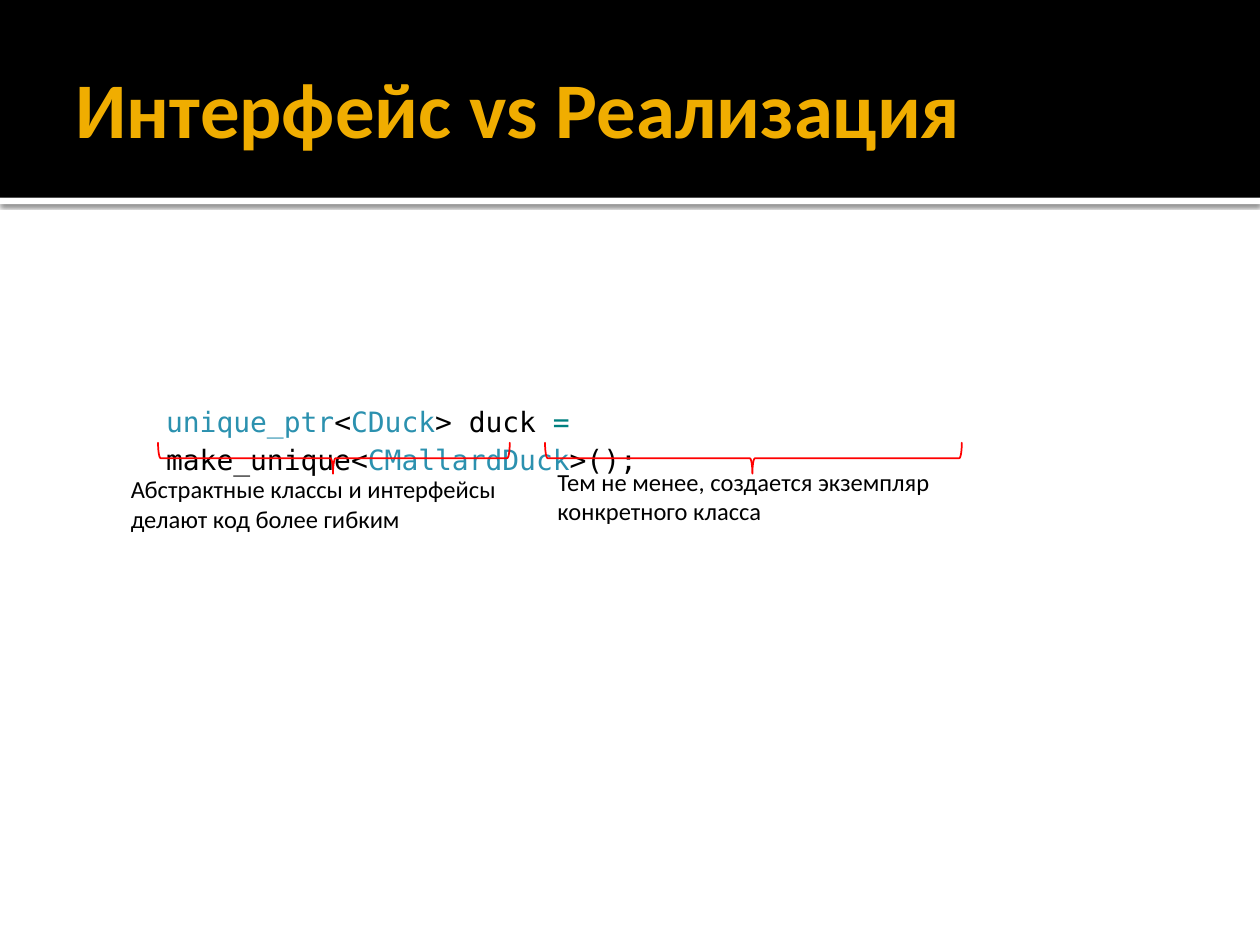
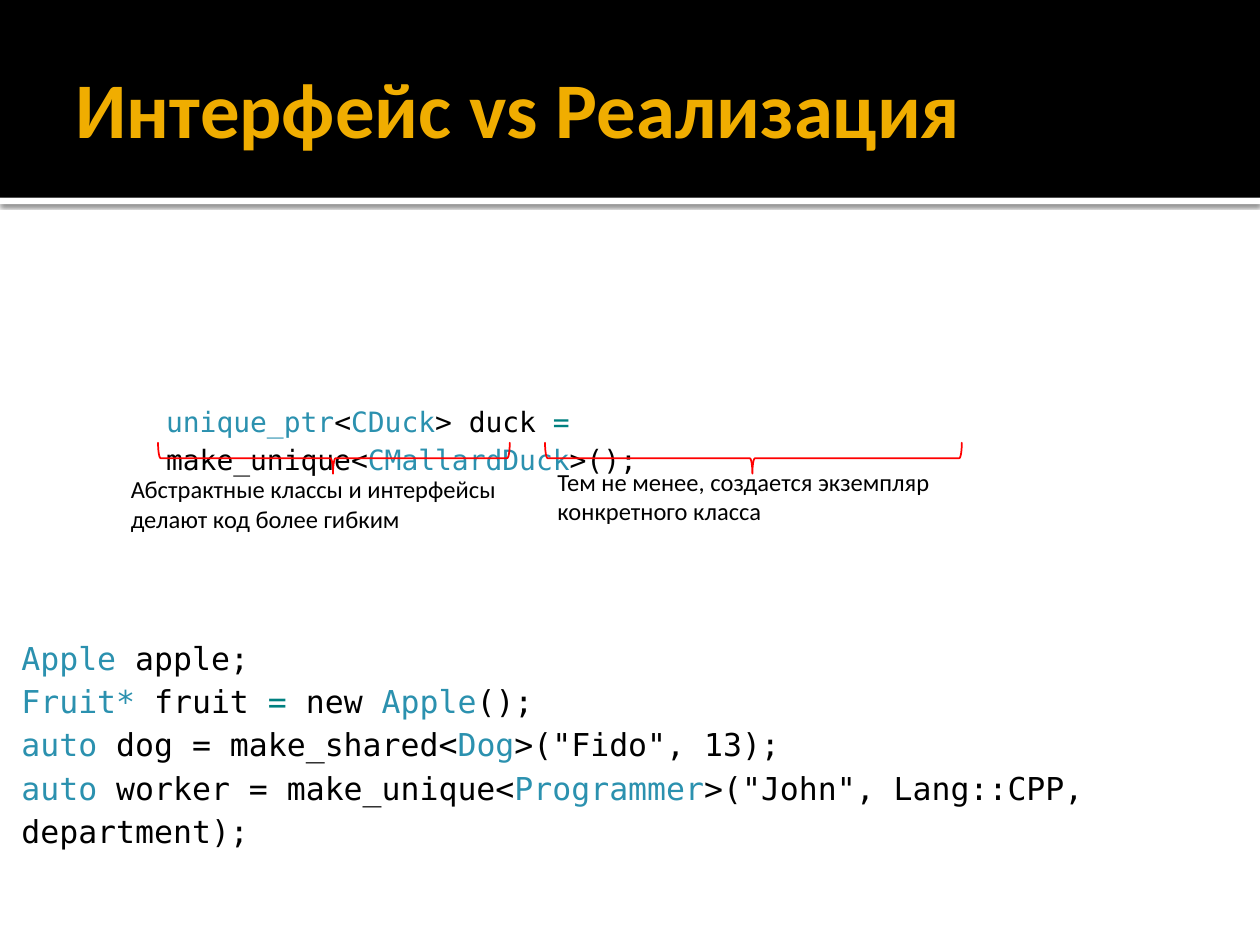
Before and after one commit to iv-sergius/ood, a slide deck: slide 2 of lectures/04.factory/factory.pptx. Drawn at 1260x945 pixels with LibreOffice and Linux fonts; fonts in the diff are those of the drawing. Boxes give left, top, right and bottom in pixels: in the first picture for what was removed or moved away, otherwise in the second. Text is boxed around its words. In the diff, an @@ line names an element or a change of style, - is before the commit and + after.

```diff
--- a/lectures/04.factory/factory.pptx
+++ b/lectures/04.factory/factory.pptx
@@ text added at (x1=21, y1=646, x2=1084, y2=807), 18 pt, text #000000 @@
+Apple apple;
+Fruit* fruit = new Apple();
+auto dog = make_shared<Dog>("Fido", 13);
+auto worker = make_unique<Programmer>("John", Lang::CPP, department);
```
Also in this commit, not shown: 5 other slides changed, 8 slides added, 1 slide removed.
